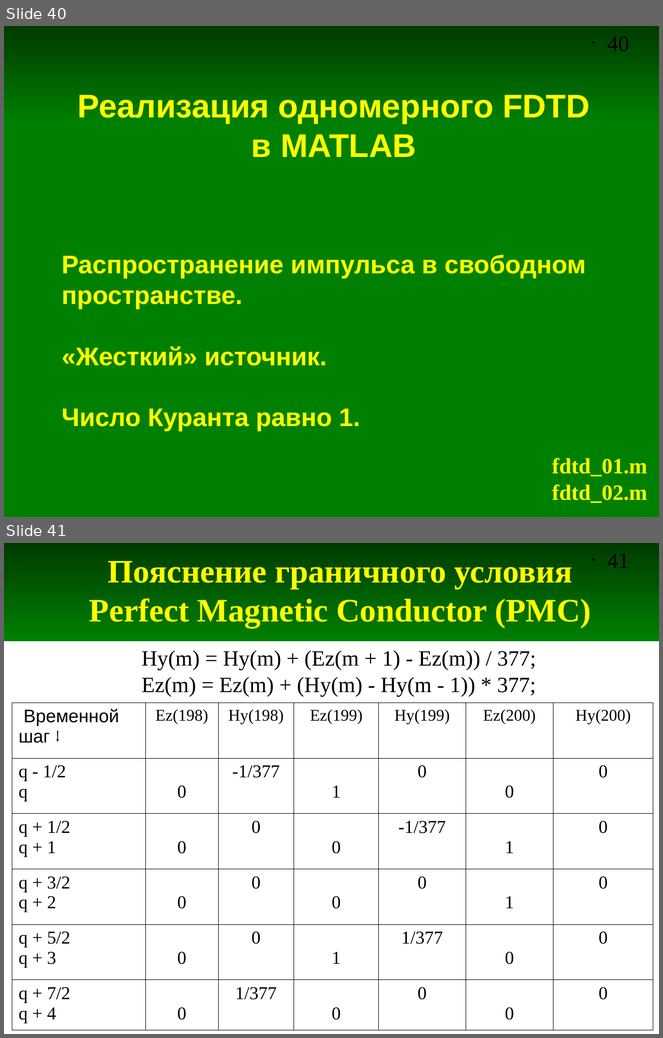
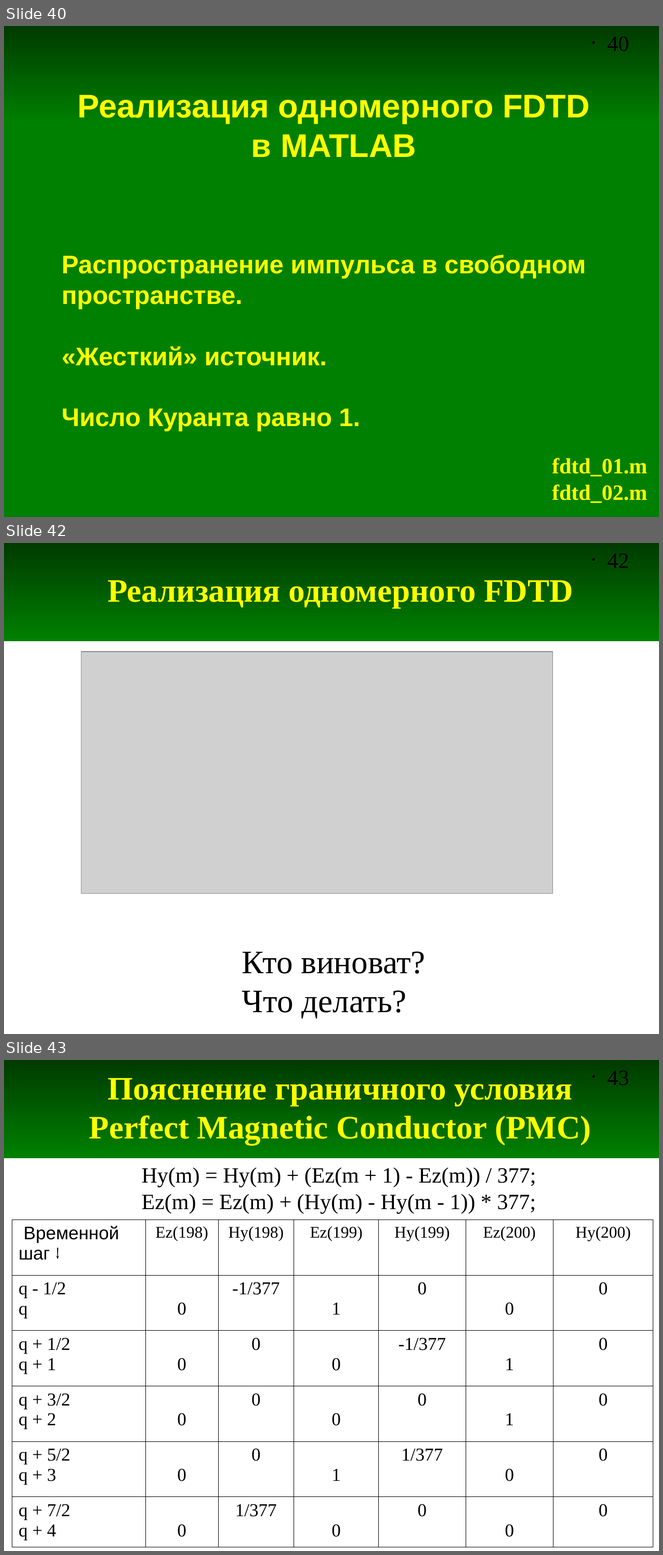
Before and after one commit to andris0147sv/modelling, a slide deck: presentations/2. FDTD.odp. Shown one above the other, each under a label of ours: slides 40 and 41 before the commit, slides 40, 42 and 43 after it; the slides between them are not shown. The pictures are 663x1038 and 663x1555 pixels, drawn with LibreOffice and Linux fonts; fonts in the diff are those of the drawing; grey boxes stand for pictures. Boxes give left, top, right and bottom in pixels: in the first picture for what was removed or moved away, otherwise in the second. Text is boxed around its words. In the diff, an @@ line names an element or a change of style, - is before the commit and + after.

```diff
--- a/presentations/2. FDTD.odp
+++ b/presentations/2. FDTD.odp
@@ slide 42 added at (4,543,659,1034), background #FFFFFF; not listed: 2 template elements that a slide beside it also shows @@
@@ title added at (107,580,573,609), 36 pt, text #FFFF00, bold @@
+Реализация одномерного FDTD
@@ picture added at (81,652,553,894) @@
@@ text added at (242,952,425,1019), 36 pt, text #000000 @@
+Кто виноват?
+Что делать?
@@ what was slide 41 is now slide 43 @@
@@ page number at (608,1070,630,1085): text changed @@
-• 41
+• 43
```
Also in this commit, not shown: 11 other slides added.
